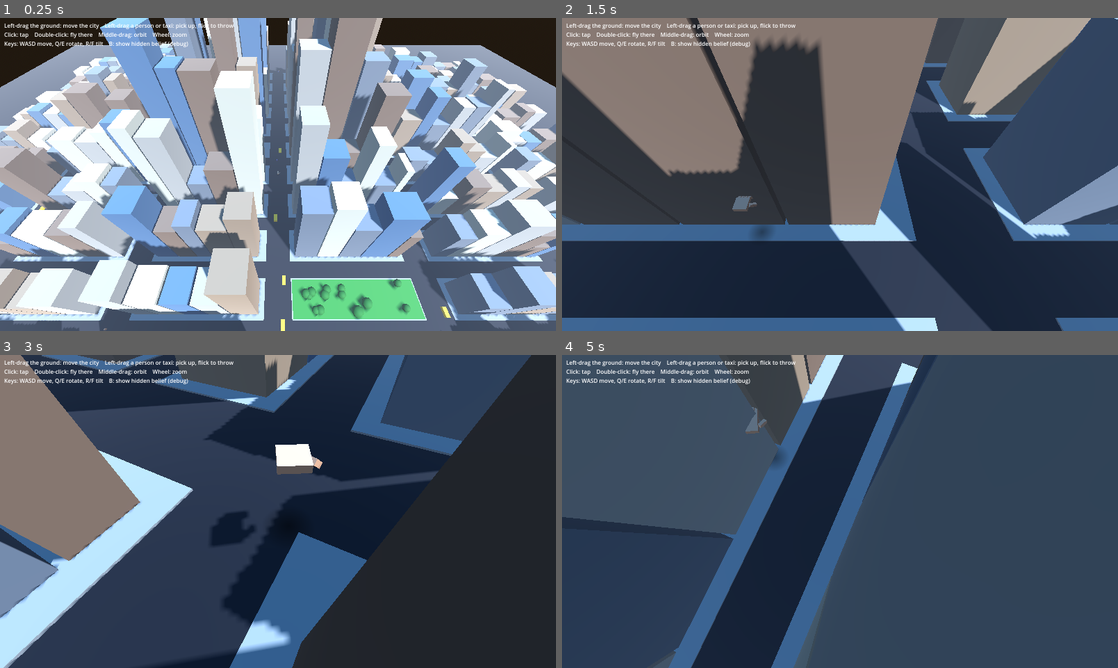
Above: before the commit, frames 1-4 (two rows, left to right).
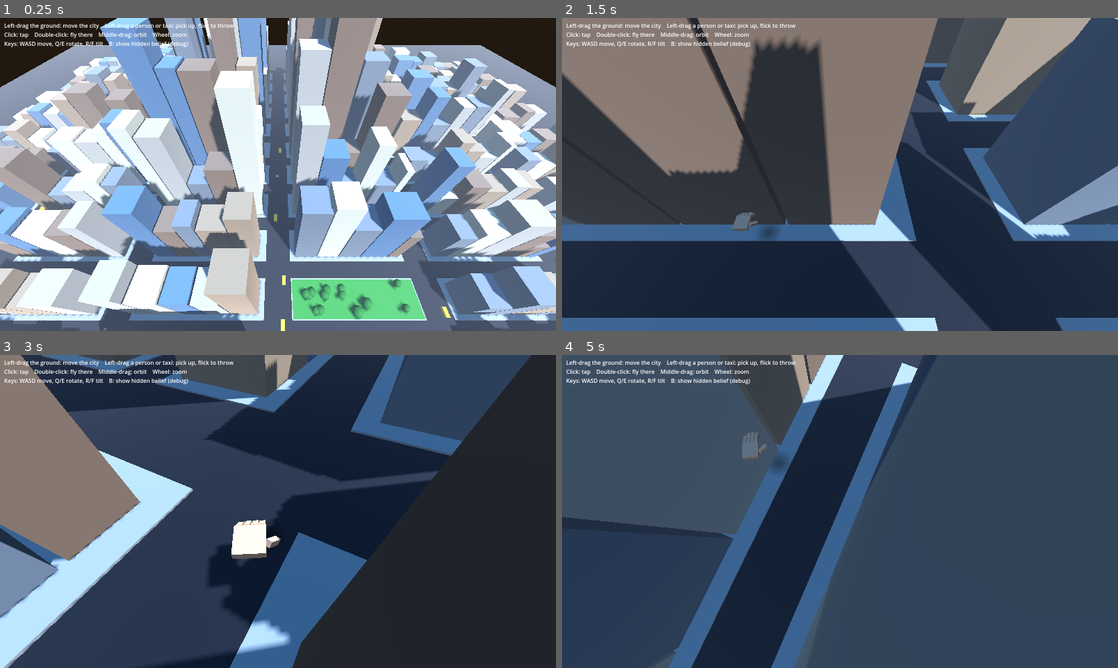
Above: after the commit, the same moments.

Repository: eilamshahaf-droid/balck-and-white-3
Game: Godot game, scene res://scenes/main.tscn
The game is run twice, just before and just after one commit, with the same random seed, the same clock (stepped at 60 frames per second) and the same inputs.
Inputs (mouse positions are in pixels of both pictures, inside the frame that each line leads up to):
- Up to frame 1 (0.25 s): no input
- Up to frame 2 (1.5 s): tap Enter at 0.5 s; move the mouse to (962, 158) at 0.52 s; hold D 0.53-1.25 s; tap B at 0.6 s; click (962, 158) at 0.67 s; drag from (728, 190) to (812, 237) at 1.27 s
- Up to frame 3 (3 s): move the mouse to (333, 442) at 2.02 s; hold D 2.03-2.75 s; hold E 2.03-2.75 s; click (333, 442) at 2.17 s; drag from (250, 574) to (111, 464) at 2.77 s
- Up to frame 4 (5 s): move the mouse to (1006, 558) at 3.52 s; hold A 3.53-4.25 s; hold F 3.53-4.25 s; click (1006, 558) at 3.67 s; drag from (673, 464) to (756, 433) at 4.27 s

The runs differ from the first frame. In frame 1, less than 0.1% of the frame differs, in the area x 49-51%, y 48-51%; in frame 2, 0.4%; in frame 3, 2.3%, in the area x 37-58%, y 28-74%; in frame 4, 0.4%.

Commit message:
Make the hand the cursor
Hide the OS mouse cursor and place the hand on the mouse ray so its index
fingertip is drawn exactly where the cursor points; picking now follows
the finger. Hand follows the cursor more tightly.

Co-Authored-By: Claude Opus 5.5 (1M context) <noreply@anthropic.com>
Claude-Session: https://claude.ai/code/session_01HXQnyizAUuYFrbB9vQwQXb

Diff:
--- a/scripts/god_hand.gd
+++ b/scripts/god_hand.gd
@@ -40,8 +40,11 @@
 
 
 func _ready() -> void:
+	# The hand replaces the mouse cursor; its index fingertip is the hotspot.
+	Input.mouse_mode = Input.MOUSE_MODE_HIDDEN
 	_visual = HandVisual.new()
 	_visual.scale = Vector3.ONE * S.hand_scale
+	_visual.position = HandVisual.FINGERTIP_OFFSET * S.hand_scale
 	add_child(_visual)
 
 	# Soft round shadow under the hand: the main depth cue.
@@ -87,9 +90,14 @@
 		_surface = hit.position
 	_update_press()
 
-	var goal := _surface + Vector3.UP * (S.hold_height if held else S.hover_height)
+	# Sit on the mouse ray, a little in front of the surface, so the fingertip
+	# is drawn exactly where the cursor points.
+	var camera := get_viewport().get_camera_3d()
+	var ray_dir := camera.project_ray_normal(get_viewport().get_mouse_position())
+	var lift: float = S.hold_height if held else S.hover_height
+	var goal := _surface - ray_dir * clampf(lift / maxf(-ray_dir.y, 0.15), 0.0, 25.0)
 	global_position = global_position.lerp(goal, 1.0 - exp(-S.follow_rate * delta))
-	_visual.rotation.y = rig.yaw
+	rotation.y = rig.yaw
 	_record_history()
 
 	if held:
@@ -102,6 +110,11 @@
 	_update_shadow()
 	_update_arc()
 	_update_pose(delta)
+
+
+func _notification(what: int) -> void:
+	if what == NOTIFICATION_APPLICATION_FOCUS_IN:
+		Input.mouse_mode = Input.MOUSE_MODE_HIDDEN
 
 
 func _unhandled_input(event: InputEvent) -> void:
--- a/scripts/hand_settings.gd
+++ b/scripts/hand_settings.gd
@@ -24,7 +24,7 @@
 @export_group("Hand")
 @export var hover_height := 1.5
 @export var hold_height := 5.0
-@export var follow_rate := 25.0
+@export var follow_rate := 40.0
 @export var hand_scale := 1.6
 @export var tap_max_time := 0.2             # a press shorter than this, without moving, is a tap
 @export var drag_threshold_px := 6.0
--- a/scripts/hand_visual.gd
+++ b/scripts/hand_visual.gd
@@ -13,6 +13,8 @@
 	Pose.TAP: [1.7, 1.7, 1.7, 1.7, 1.3],
 }
 const CURL_SPEED := 14.0
+## Where the hand sits relative to its hotspot, so the index fingertip is at the origin.
+const FINGERTIP_OFFSET := Vector3(-0.36, 0.1, 1.25)
 
 var pose := Pose.OPEN
 var _fingers: Array[Node3D] = []
